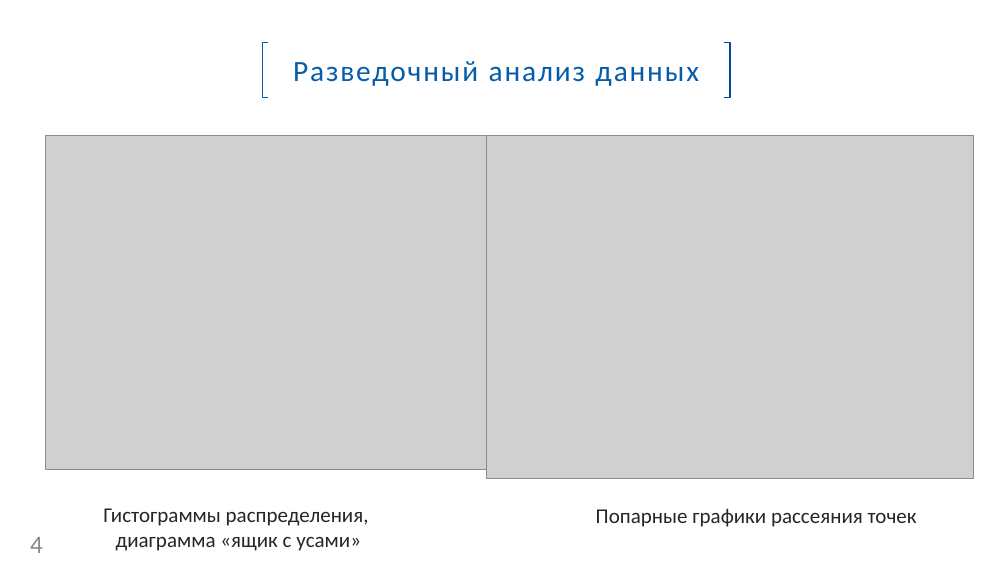
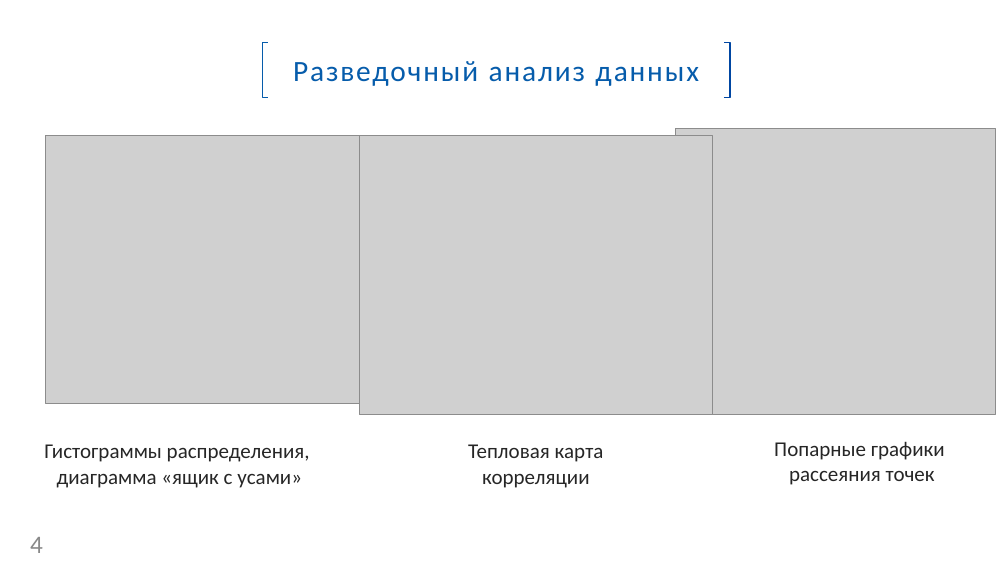
Before and after one commit to ValGeras/vkr, a slide deck: slide 4 of Герасимова_ВВ.pptx. Drawn at 1008x567 pixels with LibreOffice and Linux fonts; fonts in the diff are those of the drawing; grey boxes stand for pictures; background and template pictures are left out. Boxes give left, top, right and bottom in pixels: in the first picture for what was removed or moved away, otherwise in the second. Text is boxed around its words. In the diff, an @@ line names an element or a change of style, - is before the commit and + after.

```diff
--- a/Герасимова_ВВ.pptx
+++ b/Герасимова_ВВ.pptx
@@ picture: place and size @@
-picture at [46,135,487,470]
+picture at [46,135,359,404]
@@ picture added at [359,135,713,415] @@
@@ picture: place and size @@
-picture at [487,135,974,479]
+picture at [675,129,995,414]
@@ text "Гистограммы распределения,": place and size @@
-text "Гистограммы распределения," at [103,508,369,551]
+text "Гистограммы распределения," at [44,444,310,488]
@@ text added at [468,444,604,488], 20 pt, text #262626 @@
+Тепловая карта
+корреляции
@@ text at [774,441,945,485]: text changed @@
-Попарные графики рассеяния точек
+Попарные графики
+рассеяния точек
```
Also in this commit, not shown: 1 other slide changed, 1 other file.
